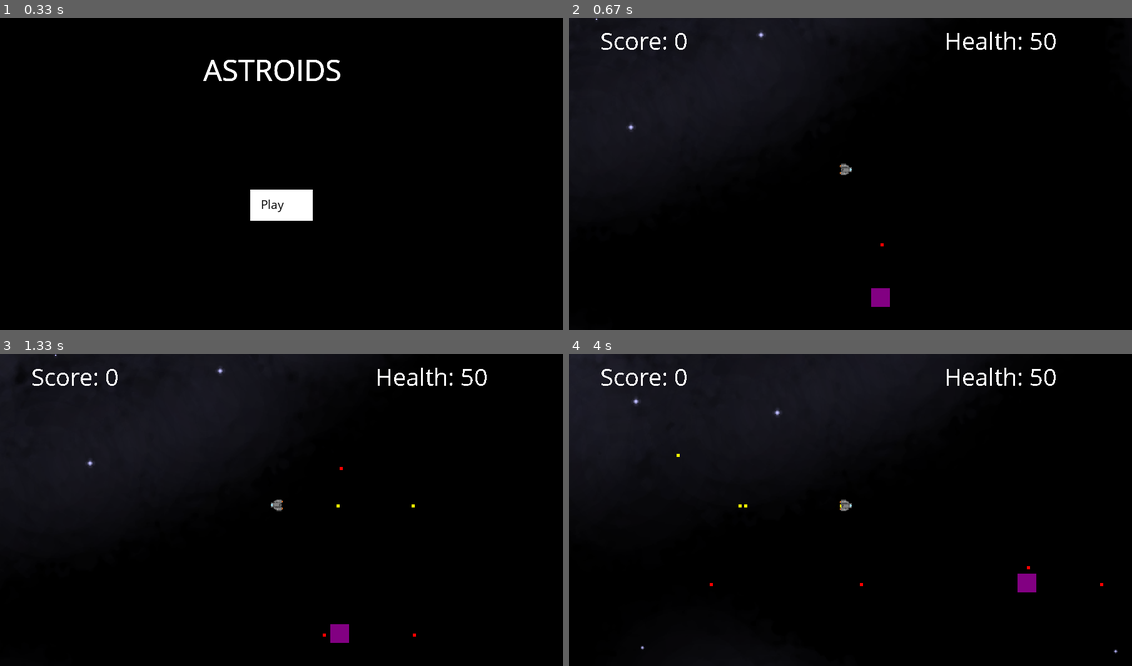
Above: before the commit, frames 1-4 (two rows, left to right).
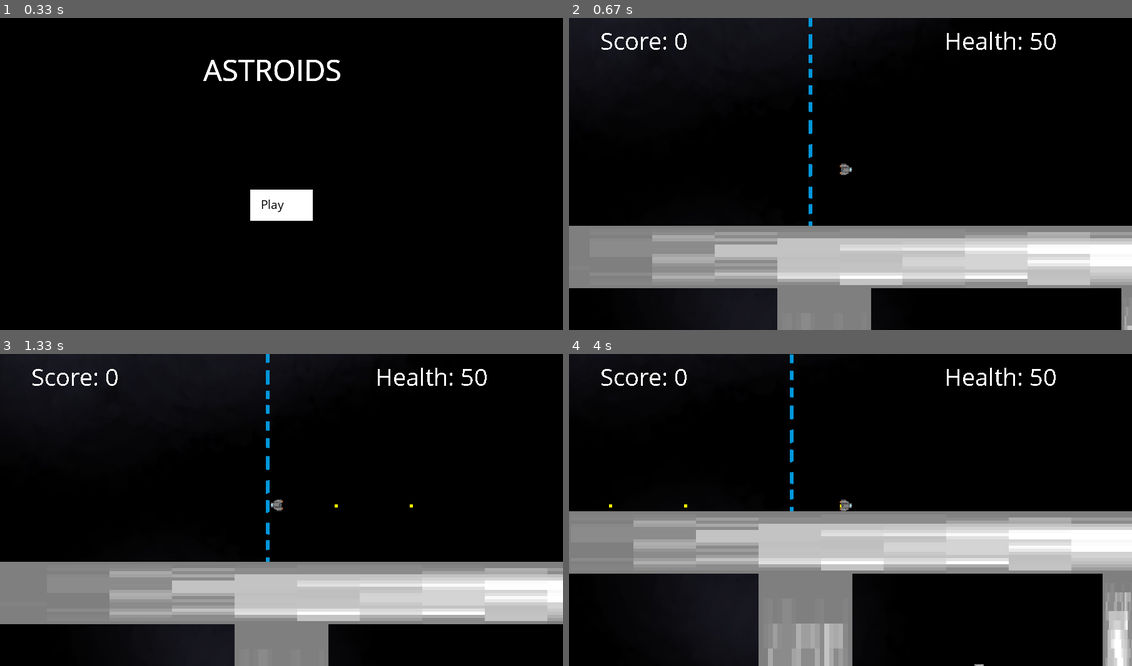
Above: after the commit, the same moments.

Repository: TimoH447/Pygame_game
Game: pygame game, started from main.py
Two runs of this game, one before a commit and one after it. Both use one fixed random seed, a clock stepped at 60 frames per second and the inputs below.
Inputs (mouse positions are in pixels of both pictures, inside the frame that each line leads up to):
- Up to frame 1 (0.33 s): no input
- Up to frame 2 (0.67 s): click "Play" at 0.38 s
- Up to frame 3 (1.33 s): hold Right 0.67-1.13 s; move the mouse to (258, 522) at 0.7 s; hold Left from 1.17 s (still down); hold A from 1.17 s (still down)
- Up to frame 4 (4 s): release Left at 1.47 s; release A at 1.47 s; hold Right 1.5-1.97 s; hold D 1.5-1.97 s; hold Left 2-2.53 s; hold A 2-2.53 s; hold Down 2.57-2.87 s; hold S 2.57-2.87 s; hold Left 2.9-3.3 s; hold A 2.9-3.3 s; hold Left 3.33-3.7 s; hold A 3.33-3.7 s; hold Right from 3.73 s (still down); hold D from 3.73 s (still down)

Frame 1 is identical in both runs. In frame 2, 27% of the frame differs, in the area x 0-100%, y 0-100%; in frame 3, 28%; in frame 4, 41%.

Commit message:
constructed  a map

Diff:
--- a/main.py
+++ b/main.py
@@ -28,6 +28,7 @@
 BACKGROUND = pygame.image.load('background2.png')
 BACKGROUND=pygame.transform.scale(BACKGROUND, (2000,2000))
 PORTAL_FLUID = pygame.image.load('portal_fluid.png')
+BLUELINE = pygame.image.load('blueline.png')
 
 #COLORS
 BLACK = (0,0,0)
@@ -130,6 +131,13 @@
         self.body = pygame.Rect(x,y,height, width)
         self.sprite = pygame.transform.scale(PORTAL_FLUID,(height, width))
 
+class Line:
+    color = BLUE
+    solid= True
+    sprite=BLUELINE
+    def __init__(self,x,y,width,height):
+        self.body = pygame.Rect(x,y,width, height)
+
 class Astroid(Moveable,Portable):
     n=0
     item_drop = True
@@ -217,14 +225,19 @@
             if not distance_rect(ship.body,met.body,d):
                 meteorites.append(met)
 
-def construct_portal(x_change,y_change,x,y,width,height,walls,portals):
-    portals.append(Portal(x_change,y_change,x,y,width,height))
+def construct_portal(a,b,x,y,width,height,walls,portals):
+    portals.append(Portal(a-x,b-y,x,y,width,height))
+    portals.append(Portal(x-a,y-b,a,b,width,height))
     if height>width:
         walls.append(Wall(x-5,y-5,width+10,10))
         walls.append(Wall(x-5,y+height-5,10+width,10))
+        walls.append(Wall(a-5,b-5,width+10,10))
+        walls.append(Wall(a-5,b+height-5,10+width,10))
     else:
         walls.append(Wall(x-5,y-5,10,height+10))
         walls.append(Wall(x+width-5,y-5,10,height+10))
+        walls.append(Wall(a-5,b-5,10,height+10))
+        walls.append(Wall(a+width-5,b-5,10,height+10))
 
 
 def portation(obj,x,y):
@@ -286,6 +299,7 @@
             for wall in walls:
                 if wall.body.colliderect(met.body):
                     meteorites.remove(met)
+                    break
         met.move_obj()
 
 #FUNCTIONS HANDLING USER INPUT AND COMPUTER CONTROLLED ENEMIES
@@ -441,6 +455,13 @@
     WIN.fill(BLUE)
     central_draw(SCREEN_COLOR, pygame.Rect(-500,-500,MAP_SIZE_X,MAP_SIZE_Y), adjust_x, adjust_y)
     WIN.blit(BACKGROUND,(adjust_x,adjust_y))
+
+    WIN.blit(BLUELINE,(1530+adjust_x,1000+adjust_y))
+    WIN.blit(BLUELINE,(1530+adjust_x,1300+adjust_y))
+
+    WIN.blit(BLUELINE,(450+adjust_x,300+adjust_y))
+    WIN.blit(BLUELINE,(450+adjust_x,600+adjust_y))
+
     #Drawing enemies and their bullets:
     for enemy in enemies:
         try:
@@ -484,9 +505,9 @@
 def main_game():
     pygame.display.set_caption("Astroids")
     #OBJECTS IN THE GAME
-    ship = spaceship([],750,600,SHIP_HEIGHT-2,SHIP_WIDTH-2,YELLOW)
+    ship = spaceship([],500,800,SHIP_HEIGHT-2,SHIP_WIDTH-2,YELLOW)
     enemy = spaceship([],300,200,30,30,RED,True)
-    enemy2 = spaceship([],800,800,30,30,RED,True)
+    enemy2 = spaceship([],1750,1250,30,30,RED,True)
     enemies=[enemy,enemy2]
 
     meteorites=[]
@@ -494,11 +515,19 @@
     items=[]
 
     walls=[]
-    walls.append(Wall(50,50,150,150))
+    walls.append(Wall(400,100,300,200))
+    walls.append(Wall(700,130,950,150))
+    walls.append(Wall(1400,280,250,620))
+    walls.append(Wall(0,900,2000,100))
+    walls.append(Wall(400,1000,150,800))
+    walls.append(Wall(550,1650,1100,150))
+    walls.append(Wall(1450,1550,200,300))
+    walls.append(Wall(950,1000,50,300))
+
     portals = []
 
-    construct_portal(100,100,200,200,5,50, walls, portals)
-    construct_portal(-100,-100,300,300,5,50,walls,portals)
+    construct_portal(750,1150,1100,650,5,50, walls, portals)
+
     hit_by_player_bullets=[meteorites,enemies]
     stops_bullets=[meteorites,walls,enemies]
 
@@ -522,7 +551,7 @@
         shoot(ship,key_pressed)
 
         ##MOVEMENT############
-        ship_movement(ship,map_objects, key_pressed)
+        ship_movement(ship,map_objects+[[Line(450,300,6,600),Line(1530,1000,6,600)]], key_pressed)
 
         ##PORTALS########
         all_obj = [ship]+portals + walls + items+ enemies+meteorites+ship.bullet_list + enemy.bullet_list + enemy2.bullet_list
Binary file added: Layout.png
Not shown, changed: Left
Binary file added: blueline.png
